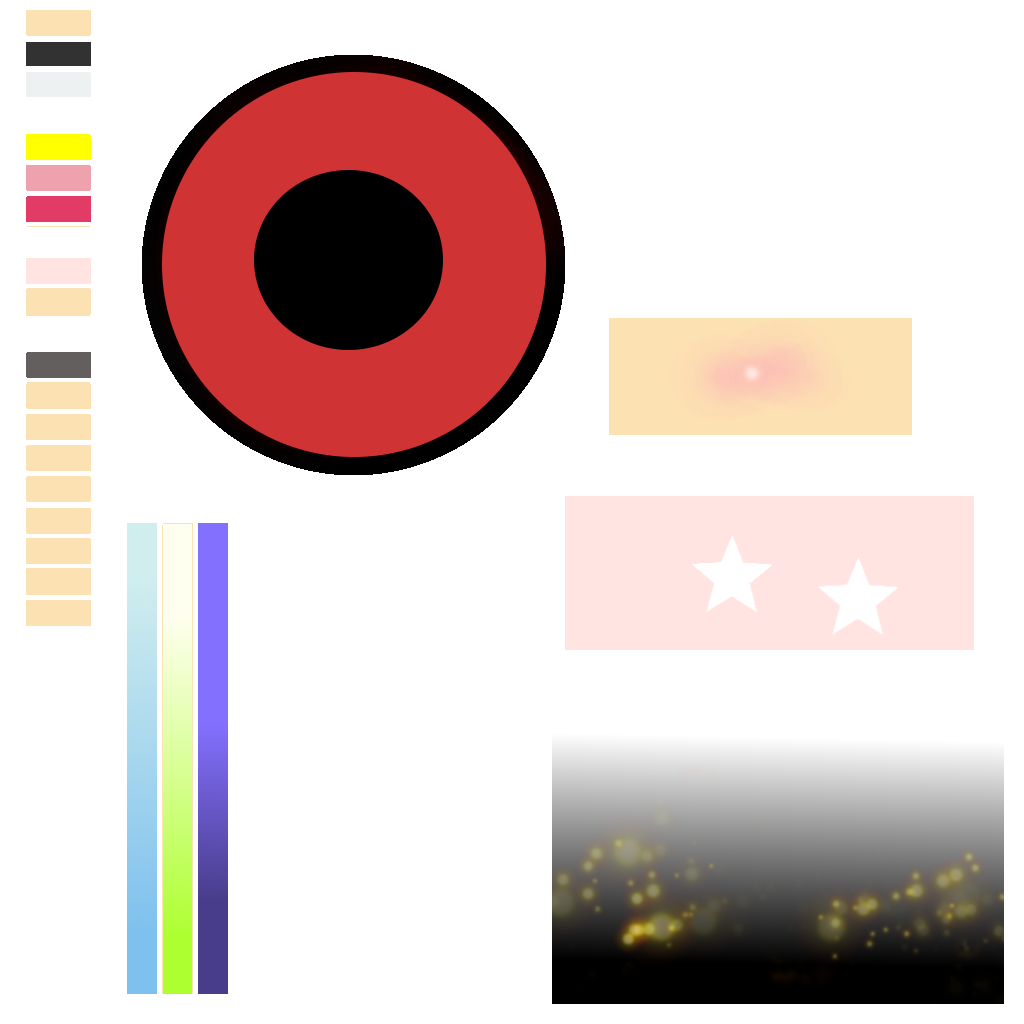
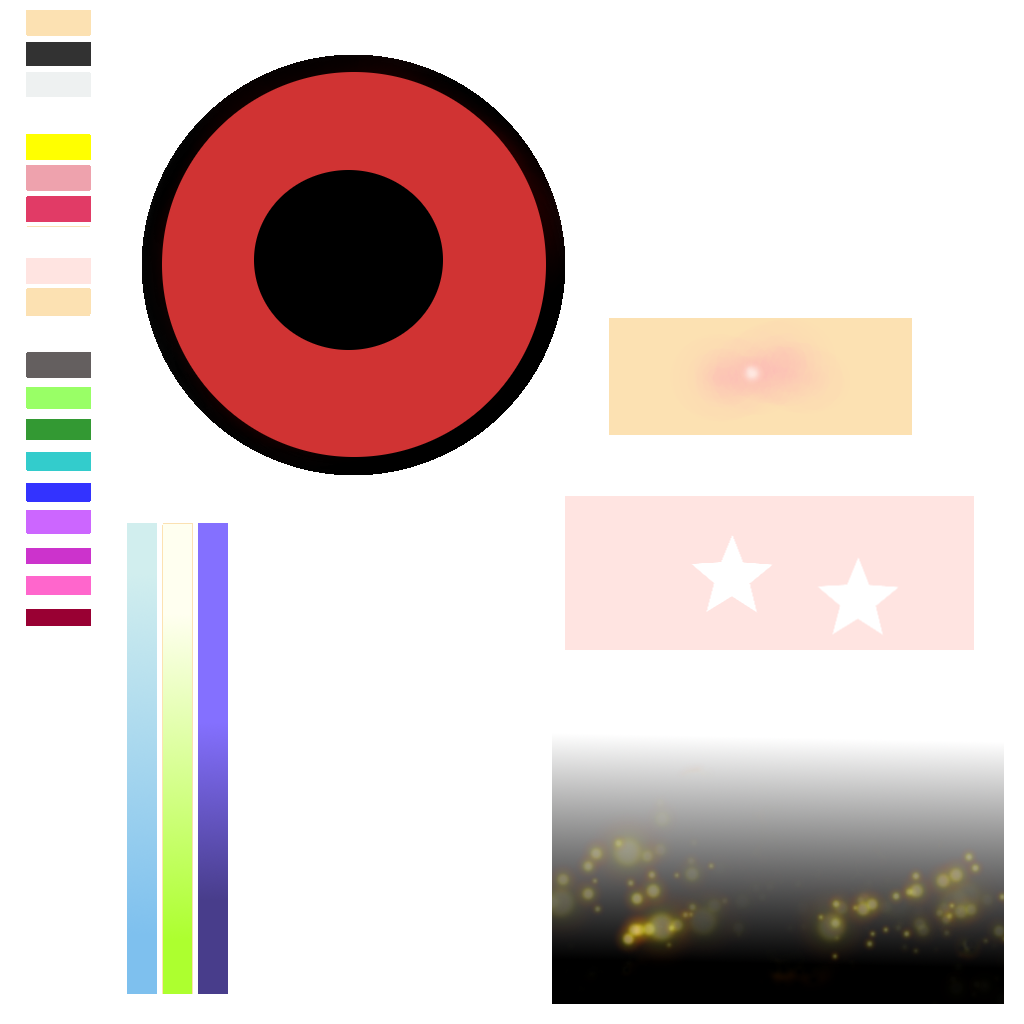
Before/after of a w=1024, h=1024 layered artwork. What changed in the layer stack:
painted on "Marks" over [26, 382, 91, 609]
painted on "可視部分コピー #1" over [26, 382, 91, 626]
